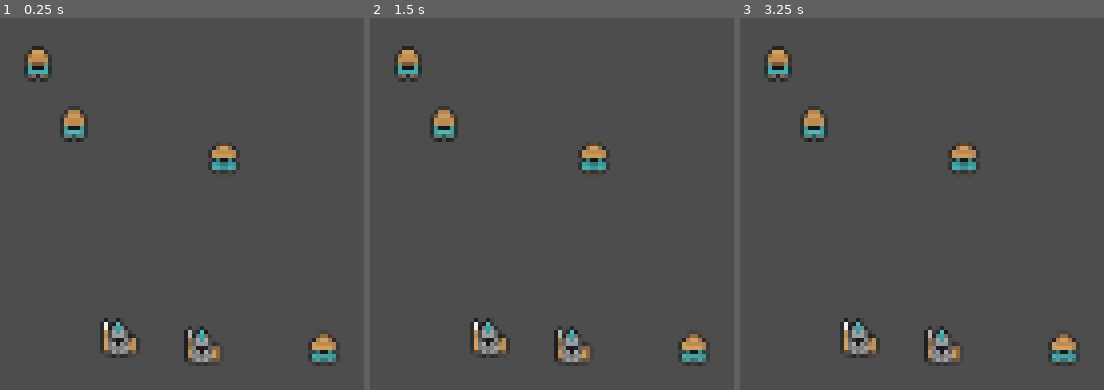
Above: before the commit, frames 1-3 (left to right).
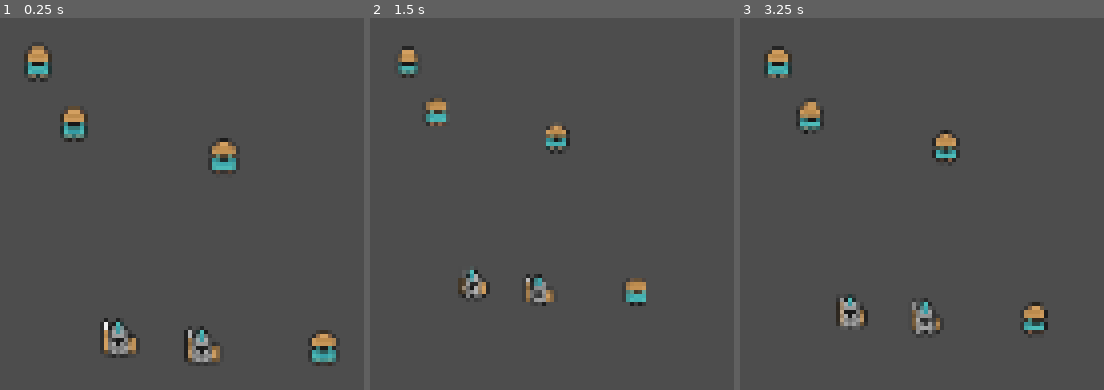
Above: after the commit, the same moments.

Repository: BattleDemon/Project-Valour
Game: Godot game, scene res://Worlds/world.tscn
Same seed, same stepped clock (60 frames per second), same inputs: the game is played once before the commit and once after it.
Inputs (mouse positions are in pixels of both pictures, inside the frame that each line leads up to):
- Up to frame 1 (0.25 s): no input
- Up to frame 2 (1.5 s): tap Enter at 0.5 s; move the mouse to (outside the picture) at 0.52 s; hold Right mouse button (RightClick, bound only after the commit) 0.53-1.28 s; tap Mouse wheel down (Scroll down, bound only after the commit) at 0.8, 1.35 s; tap Space at 1.25 s; move the mouse to (outside the picture) at 1.27 s
- Up to frame 3 (3.25 s): tap Mouse wheel up (Scroll up, bound only after the commit) at 1.55, 2.1 s; tap Enter at 2 s; move the mouse to (outside the picture) at 2.02 s; hold Right mouse button (RightClick, bound only after the commit) 2.03-2.78 s; tap Space at 2.75 s; move the mouse to (outside the picture) at 2.77 s; click (outside the picture) at 2.85 s; tap Mouse wheel down (Scroll down, bound only after the commit) at 3.05 s

The runs differ from the first frame. In frame 1, 1.0% of the frame differs, in the area x 7-93%, y 7-91%; in frame 2, 5.4%, in the area x 6-93%, y 8-94%; in frame 3, 5.3%.

Commit message:
Added Camera scroll and unit movement

Diff:
--- a/UI/Camera2D.gd
+++ b/UI/Camera2D.gd
@@ -43,6 +43,14 @@
 	if event is InputEventMouse:
 		mousePos = event.position
 		mousePosGlobal = get_global_mouse_position()
+		if event.is_pressed():
+			if event.is_action("Scroll up"):
+				if self.zoom < Vector2(3, 3):
+					self.zoom = self.zoom + Vector2(.1, .1)
+			elif event.is_action("Scroll down"):
+				if self.zoom > Vector2(.5, .5):
+					self.zoom = self.zoom - Vector2(.1, .1)
+
 
 func draw_area(s=true):
 	box.size = Vector2(abs(startV.x - endV.x), abs(startV.y - endV.y))
--- a/UI/boxRes.tres
+++ b/UI/boxRes.tres
@@ -1,7 +1,7 @@
 [gd_resource type="StyleBoxFlat" format=3 uid="uid://hib5vqxpdxw0"]
 
 [resource]
-bg_color = Color(0.282353, 0.631373, 0.886275, 0.498039)
+bg_color = Color(0.282353, 0.631373, 0.886275, 0.509804)
 border_width_left = 3
 border_width_top = 3
 border_width_right = 3
--- a/Units/peasant.gd
+++ b/Units/peasant.gd
@@ -2,9 +2,33 @@
 
 @export var selected = false
 @onready var box = get_node("Box")
+@onready var anim = get_node("AnimationPlayer")
+
+@onready var targetPos = position
+var follow_cursor = false
+var Speed = 50
+
 
 func _ready():
 	set_selected(selected)
 
 func set_selected(value):
+	selected = value
 	box.visible = value
+
+func _input(event):
+	if event.is_action_pressed("RightClick"):
+		follow_cursor = true
+	if event.is_action_released("RightClick"):
+		follow_cursor = false
+
+func _physics_process(delta):
+	if follow_cursor == true:
+		if selected:
+			targetPos = get_global_mouse_position()
+			anim.play("Walk")
+	velocity = position.direction_to(targetPos) * Speed
+	if position.distance_to(targetPos) > 25:
+		move_and_slide()
+	else:
+		anim.stop()
--- a/Units/peasant.tscn
+++ b/Units/peasant.tscn
@@ -7,6 +7,44 @@
 [sub_resource type="CapsuleShape2D" id="CapsuleShape2D_5wu7u"]
 radius = 5.0
 height = 14.0
+
+[sub_resource type="Animation" id="Animation_4wcjb"]
+resource_name = "Walk"
+length = 0.9
+loop_mode = 1
+tracks/0/type = "value"
+tracks/0/imported = false
+tracks/0/enabled = true
+tracks/0/path = NodePath("FarmerCyan:frame")
+tracks/0/interp = 1
+tracks/0/loop_wrap = true
+tracks/0/keys = {
+"times": PackedFloat32Array(0, 0.2, 0.4, 0.6, 0.8),
+"transitions": PackedFloat32Array(1, 1, 1, 1, 1),
+"update": 0,
+"values": [0, 1, 2, 3, 4]
+}
+
+[sub_resource type="Animation" id="Animation_sy27d"]
+length = 0.001
+tracks/0/type = "value"
+tracks/0/imported = false
+tracks/0/enabled = true
+tracks/0/path = NodePath("FarmerCyan:frame")
+tracks/0/interp = 1
+tracks/0/loop_wrap = true
+tracks/0/keys = {
+"times": PackedFloat32Array(0),
+"transitions": PackedFloat32Array(1),
+"update": 0,
+"values": [1]
+}
+
+[sub_resource type="AnimationLibrary" id="AnimationLibrary_7pn0m"]
+_data = {
+"RESET": SubResource("Animation_sy27d"),
+"Walk": SubResource("Animation_4wcjb")
+}
 
 [node name="Peasant" type="CharacterBody2D" groups=["Units"]]
 script = ExtResource("1_dpcbs")
@@ -18,6 +56,7 @@
 texture = ExtResource("1_36ux3")
 hframes = 5
 vframes = 12
+frame = 1
 
 [node name="Box" type="Panel" parent="."]
 offset_left = -7.0
@@ -25,3 +64,8 @@
 offset_right = 7.0
 offset_bottom = 9.0
 theme_override_styles/panel = ExtResource("3_0jvne")
+
+[node name="AnimationPlayer" type="AnimationPlayer" parent="."]
+libraries = {
+"": SubResource("AnimationLibrary_7pn0m")
+}
--- a/Units/spearman.gd
+++ b/Units/spearman.gd
@@ -2,9 +2,34 @@
 
 @export var selected = false
 @onready var box = get_node("Box")
+#@onready var anim = get_node("AnimationPlayer")
+
+@onready var targetPos = position
+var follow_cursor = false
+var Speed = 50
+
 
 func _ready():
 	set_selected(selected)
 
 func set_selected(value):
+	selected = value
 	box.visible = value
+
+func _input(event):
+	if event.is_action_pressed("RightClick"):
+		follow_cursor = true
+	if event.is_action_released("RightClick"):
+		follow_cursor = false
+
+func _physics_process(delta):
+	if follow_cursor == true:
+		if selected:
+			targetPos = get_global_mouse_position()
+			#anim.play("Walk")
+	velocity = position.direction_to(targetPos) * Speed
+	if position.distance_to(targetPos) > 25:
+		move_and_slide()
+	else:
+		#anim.stop()
+		pass
--- a/project.godot
+++ b/project.godot
@@ -22,6 +22,41 @@
 "events": [Object(InputEventMouseButton,"resource_local_to_scene":false,"resource_name":"","device":-1,"window_id":0,"a …(257 unchanged characters)…
 ]
 }
+"Scroll up"={
+"deadzone": 0.5,
+"events": [Object(InputEventMouseButton,"resource_local_to_scene":false,"resource_name":"","device":-1,"window_id":0,"alt_pressed":false,"shift_pressed":false,"ctrl_pressed":false,"meta_pressed":false,"button_mask":0,"position":Vector2(0, 0),"global_position":Vector2(0, 0),"factor":1.0,"button_index":4,"canceled":false,"pressed":false,"double_click":false,"script":null)
+]
+}
+"Scroll down"={
+"deadzone": 0.5,
+"events": [Object(InputEventMouseButton,"resource_local_to_scene":false,"resource_name":"","device":-1,"window_id":0,"alt_pressed":false,"shift_pressed":false,"ctrl_pressed":false,"meta_pressed":false,"button_mask":16,"position":Vector2(258, 15),"global_position":Vector2(262, 58),"factor":1.0,"button_index":5,"canceled":false,"pressed":true,"double_click":false,"script":null)
+]
+}
+RightClick={
+"deadzone": 0.5,
+"events": [Object(InputEventMouseButton,"resource_local_to_scene":false,"resource_name":"","device":-1,"window_id":0,"alt_pressed":false,"shift_pressed":false,"ctrl_pressed":false,"meta_pressed":false,"button_mask":2,"position":Vector2(273, 24),"global_position":Vector2(277, 67),"factor":1.0,"button_index":2,"canceled":false,"pressed":true,"double_click":false,"script":null)
+]
+}
+W={
+"deadzone": 0.5,
+"events": [Object(InputEventKey,"resource_local_to_scene":false,"resource_name":"","device":-1,"window_id":0,"alt_pressed":false,"shift_pressed":false,"ctrl_pressed":false,"meta_pressed":false,"pressed":false,"keycode":0,"physical_keycode":87,"key_label":0,"unicode":119,"echo":false,"script":null)
+]
+}
+A={
+"deadzone": 0.5,
+"events": [Object(InputEventKey,"resource_local_to_scene":false,"resource_name":"","device":-1,"window_id":0,"alt_pressed":false,"shift_pressed":false,"ctrl_pressed":false,"meta_pressed":false,"pressed":false,"keycode":0,"physical_keycode":65,"key_label":0,"unicode":97,"echo":false,"script":null)
+]
+}
+S={
+"deadzone": 0.5,
+"events": [Object(InputEventKey,"resource_local_to_scene":false,"resource_name":"","device":-1,"window_id":0,"alt_pressed":false,"shift_pressed":false,"ctrl_pressed":false,"meta_pressed":false,"pressed":false,"keycode":0,"physical_keycode":83,"key_label":0,"unicode":115,"echo":false,"script":null)
+]
+}
+D={
+"deadzone": 0.5,
+"events": [Object(InputEventKey,"resource_local_to_scene":false,"resource_name":"","device":-1,"window_id":0,"alt_pressed":false,"shift_pressed":false,"ctrl_pressed":false,"meta_pressed":false,"pressed":false,"keycode":0,"physical_keycode":68,"key_label":0,"unicode":100,"echo":false,"script":null)
+]
+}
 
 [rendering]
 
Not shown: 1 places in Units/peasant.tscn that only renumber resources
